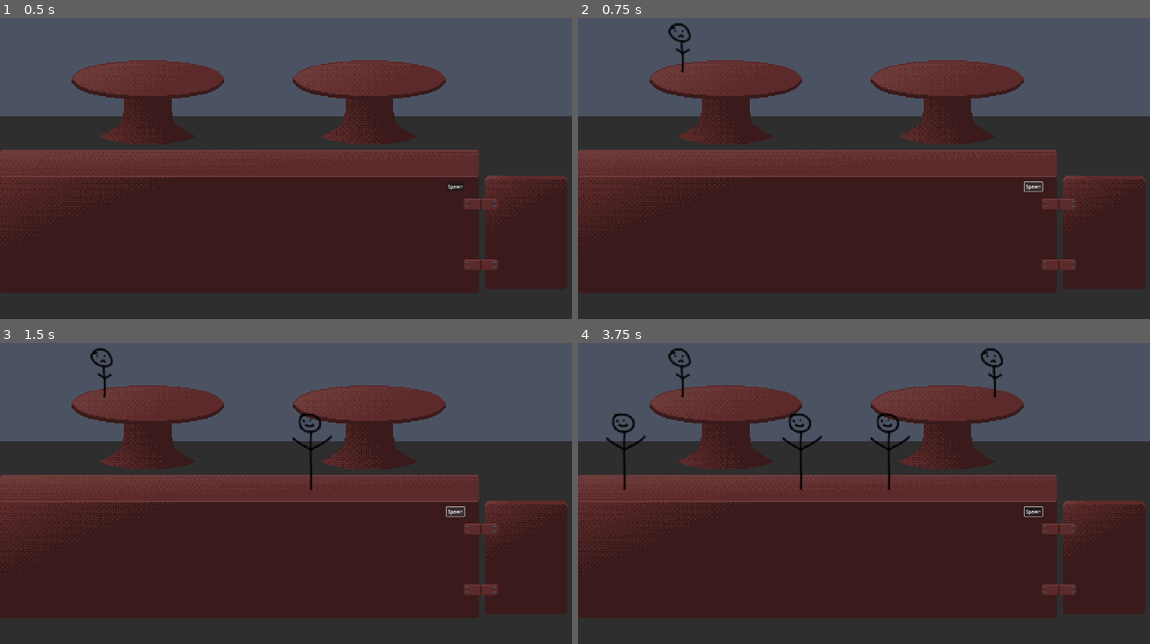
Above: before the commit, frames 1-4 (two rows, left to right).
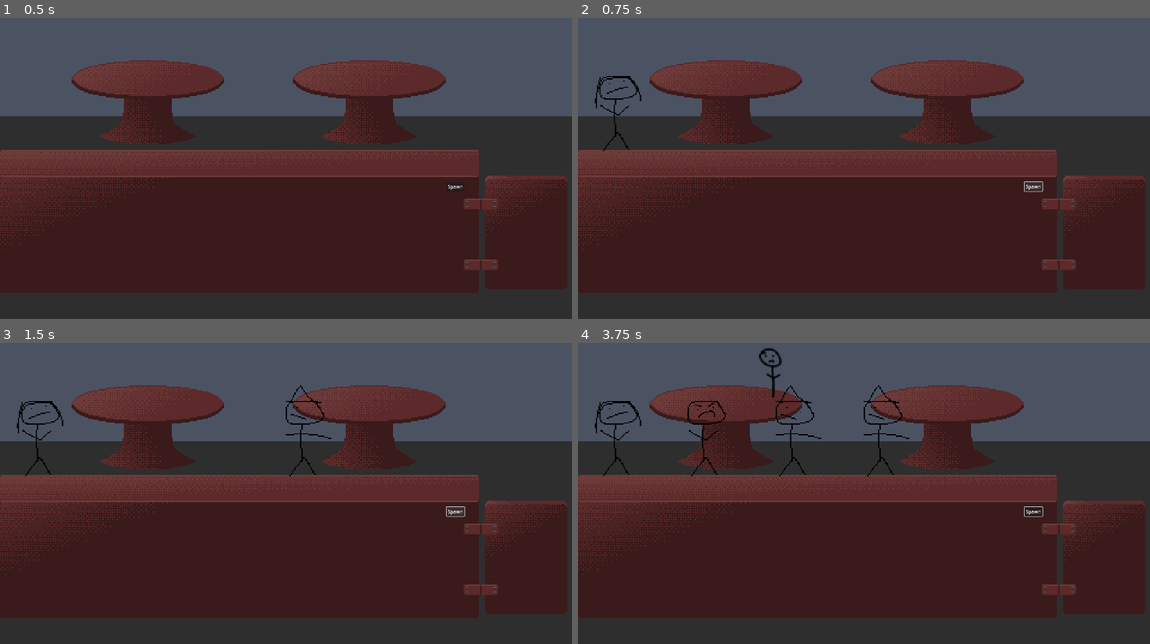
Above: after the commit, the same moments.

Repository: AmbienceGames/SpiritsAndSecrets
Game: Godot game, scene res://Scenes/bar_screen.tscn
Two runs of this game, one before a commit and one after it. Both use one fixed random seed, a clock stepped at 60 frames per second and the inputs below. Before the commit the project has no main scene; this scene is started directly in both runs.
Inputs (mouse positions are in pixels of both pictures, inside the frame that each line leads up to):
- Up to frame 1 (0.5 s): no input
- Up to frame 2 (0.75 s): click "Spawn" at 0.5 s
- Up to frame 3 (1.5 s): click "Spawn" at 1.25 s
- Up to frame 4 (3.75 s): click "Spawn" at 2 s; tap Enter at 2.75 s; move the mouse to (989, 466) at 2.77 s; click (989, 466) at 2.92 s; tap Space at 3.5 s; move the mouse to (749, 499) at 3.52 s; click (749, 499) at 3.67 s

Frame 1 is identical in both runs. In frame 2, 0.4% of the frame differs, in the area x 2-20%, y 1-45%; in frame 3, 0.8%; in frame 4, 2.0%, in the area x 2-75%, y 1-49%.

Commit message:
fix dialogue overlap, add exit button

Diff:
--- /dev/null
+++ b/Scenes/Characters/ethred.tscn
@@ -0,0 +1,58 @@
+[gd_scene load_steps=9 format=3 uid="uid://b2kradyuylbs0"]
+
+[ext_resource type="PackedScene" uid="uid://bv60js1b7s0hx" path="res://Scenes/bar_patron.tscn" id="1_6iy88"]
+[ext_resource type="Texture2D" uid="uid://ypgkqkd25aej" path="res://Assets/Art/ethred.png" id="2_0cq7m"]
+[ext_resource type="Script" path="res://Scripts/ref_memory.gd" id="3_xujja"]
+
+[sub_resource type="Resource" id="Resource_65qpq"]
+script = ExtResource("3_xujja")
+memory_name = "GreetedEthred"
+inverse_memory = false
+
+[sub_resource type="Resource" id="Resource_y8qtw"]
+script = ExtResource("3_xujja")
+memory_name = "GreetedEthred"
+inverse_memory = false
+
+[sub_resource type="Resource" id="Resource_sa7k8"]
+script = ExtResource("3_xujja")
+memory_name = "EthredWork"
+inverse_memory = false
+
+[sub_resource type="Resource" id="Resource_ckl3u"]
+script = ExtResource("3_xujja")
+memory_name = "EthredWork"
+inverse_memory = false
+
+[sub_resource type="Resource" id="Resource_01ym0"]
+script = ExtResource("3_xujja")
+memory_name = "EthredWork"
+inverse_memory = false
+
+[node name="Ethred" node_paths=PackedStringArray("conversations") instance=ExtResource("1_6iy88")]
+conversations = [NodePath("Conversations/ConversationItem"), NodePath("Conversations/ConversationItem2"), NodePath("Conversations/ConversationItem3"), NodePath("Conversations/ConversationItem4")]
+
+[node name="BarPatron" parent="." index="0"]
+texture = ExtResource("2_0cq7m")
+
+[node name="ConversationItem" parent="Conversations" index="0"]
+player_choice = "Hello, Ethred!"
+patron_response = "Hello, good to see you!"
+memories_unlocked = Array[ExtResource("3_xujja")]([SubResource("Resource_65qpq")])
+
+[node name="ConversationItem2" parent="Conversations" index="1"]
+player_choice = "What have you been up to?"
+patron_response = "The usual. Things have been pretty busy for my group because of the necromancer. You wouldn't believe how many skeletons have been walking around. Still, it's lots of work, so it's lots of pay. "
+memories_required = Array[ExtResource("3_xujja")]([SubResource("Resource_y8qtw")])
+memories_unlocked = Array[ExtResource("3_xujja")]([SubResource("Resource_sa7k8")])
+
+[node name="ConversationItem3" parent="Conversations" index="2"]
+player_choice = "How's the new party been treating you?"
+patron_response = "Well, it's not like the old days, you know? I mean, you people get old fast. Must be annoying only living eighty years."
+memories_required = Array[ExtResource("3_xujja")]([SubResource("Resource_ckl3u")])
+memories_unlocked = Array[ExtResource("3_xujja")]([])
+
+[node name="ConversationItem4" parent="Conversations" index="3"]
+player_choice = "Necromancer been causing trouble?"
+patron_response = "Yeah, lots. There's rumors that a vampire has been involved. Vampires give me the creeps"
+memories_required = Array[ExtResource("3_xujja")]([SubResource("Resource_01ym0")])
--- /dev/null
+++ b/Scenes/Characters/lucius.tscn
@@ -0,0 +1,75 @@
+[gd_scene load_steps=12 format=3 uid="uid://dn07j4suiqwf6"]
+
+[ext_resource type="PackedScene" uid="uid://bv60js1b7s0hx" path="res://Scenes/bar_patron.tscn" id="1_18kpm"]
+[ext_resource type="Texture2D" uid="uid://7mac0h5fr7dn" path="res://Assets/Art/lucius.png" id="2_dvjwd"]
+[ext_resource type="Script" path="res://Scripts/ref_memory.gd" id="3_nqn8f"]
+[ext_resource type="Script" path="res://Scripts/conversation_item.gd" id="4_hnd3j"]
+
+[sub_resource type="Resource" id="Resource_tthtf"]
+script = ExtResource("3_nqn8f")
+memory_name = "WhiteLady"
+inverse_memory = false
+
+[sub_resource type="Resource" id="Resource_l3hu0"]
+script = ExtResource("3_nqn8f")
+memory_name = "WhiteLady"
+inverse_memory = false
+
+[sub_resource type="Resource" id="Resource_hqyfo"]
+script = ExtResource("3_nqn8f")
+memory_name = "Justice"
+inverse_memory = false
+
+[sub_resource type="Resource" id="Resource_8soqi"]
+script = ExtResource("3_nqn8f")
+memory_name = "Justice"
+inverse_memory = false
+
+[sub_resource type="Resource" id="Resource_u4tio"]
+script = ExtResource("3_nqn8f")
+memory_name = "Vengeance"
+inverse_memory = false
+
+[sub_resource type="Resource" id="Resource_tlyu7"]
+script = ExtResource("3_nqn8f")
+memory_name = "WhiteLady"
+inverse_memory = false
+
+[sub_resource type="Resource" id="Resource_72xeo"]
+script = ExtResource("3_nqn8f")
+memory_name = "EthredWork"
+inverse_memory = false
+
+[node name="Lucius" node_paths=PackedStringArray("conversations") instance=ExtResource("1_18kpm")]
+conversations = [NodePath("Conversations/ConversationItem"), NodePath("Conversations/ConversationItem2"), NodePath("Conversations/ConversationItem3"), NodePath("Conversations/ConversationItem4"), NodePath("Conversations/ConversationItem5")]
+
+[node name="BarPatron" parent="." index="0"]
+texture = ExtResource("2_dvjwd")
+
+[node name="ConversationItem" parent="Conversations" index="0"]
+player_choice = "Good evening. New in town?"
+patron_response = "Yes! I am Lucius, devoted knight of the Order of the White Lady. It is a pleasure to make your acquaintance"
+memories_unlocked = Array[ExtResource("3_nqn8f")]([SubResource("Resource_tthtf")])
+
+[node name="ConversationItem2" parent="Conversations" index="1"]
+player_choice = "Order of the White Lady?"
+patron_response = "I am apalled that you do not know us! We are devoted to the White Lady, our patron of justice. I, like all other knights of my order, travel to bring justice to the lands, to rid them of evildoers. "
+memories_required = Array[ExtResource("3_nqn8f")]([SubResource("Resource_l3hu0")])
+memories_unlocked = Array[ExtResource("3_nqn8f")]([SubResource("Resource_hqyfo")])
+
+[node name="ConversationItem3" parent="Conversations" index="2"]
+player_choice = "Is there much justice to do here?"
+patron_response = "Justice must be delivered everywhere, my friend. It is my sacred duty to ensure that those who do wrong are given their fit punishment."
+memories_required = Array[ExtResource("3_nqn8f")]([SubResource("Resource_8soqi")])
+memories_unlocked = Array[ExtResource("3_nqn8f")]([SubResource("Resource_u4tio")])
+
+[node name="ConversationItem4" parent="Conversations" index="3"]
+player_choice = "Where are you from?"
+patron_response = "I hail from a small town far away. You would not know it."
+memories_required = Array[ExtResource("3_nqn8f")]([SubResource("Resource_tlyu7")])
+
+[node name="ConversationItem5" type="Node" parent="Conversations" index="4"]
+script = ExtResource("4_hnd3j")
+player_choice = "You know, if you want to serve some justice, Ethred tells me there's been a necromancer causing trouble"
+patron_response = "Is that so? Well, then I must see about this. Those who raise the dead deserve themselves to be buried. "
+memories_required = Array[ExtResource("3_nqn8f")]([SubResource("Resource_72xeo")])
--- /dev/null
+++ b/Scenes/Characters/theo.tscn
@@ -0,0 +1,48 @@
+[gd_scene load_steps=8 format=3 uid="uid://s57nlx2auv5j"]
+
+[ext_resource type="PackedScene" uid="uid://bv60js1b7s0hx" path="res://Scenes/bar_patron.tscn" id="1_hbjok"]
+[ext_resource type="Texture2D" uid="uid://cabk47crbc55m" path="res://Assets/Art/klaus.png" id="2_0gigr"]
+[ext_resource type="Script" path="res://Scripts/ref_memory.gd" id="3_x04x7"]
+
+[sub_resource type="Resource" id="Resource_brylq"]
+script = ExtResource("3_x04x7")
+memory_name = "GreetedTheo"
+inverse_memory = false
+
+[sub_resource type="Resource" id="Resource_bxf1n"]
+script = ExtResource("3_x04x7")
+memory_name = "GreetedTheo"
+inverse_memory = false
+
+[sub_resource type="Resource" id="Resource_ko8io"]
+script = ExtResource("3_x04x7")
+memory_name = "RentLate"
+inverse_memory = false
+
+[sub_resource type="Resource" id="Resource_blomc"]
+script = ExtResource("3_x04x7")
+memory_name = "RentLate"
+inverse_memory = false
+
+[node name="Theo" node_paths=PackedStringArray("conversations") instance=ExtResource("1_hbjok")]
+conversations = [NodePath("Conversations/ConversationItem"), NodePath("Conversations/ConversationItem2"), NodePath("Conversations/ConversationItem3")]
+
+[node name="BarPatron" parent="." index="0"]
+texture = ExtResource("2_0gigr")
+
+[node name="ConversationItem" parent="Conversations" index="0"]
+player_choice = "Evening, Theo."
+patron_response = "Evening, [name]. You'll need to get me your cheapest stuff. Got tenants behind on rent again."
+memories_unlocked = Array[ExtResource("3_x04x7")]([SubResource("Resource_brylq")])
+
+[node name="ConversationItem2" parent="Conversations" index="1"]
+player_choice = "How have things been with you?"
+patron_response = "Didn't you hear me? Tenants are behind on rent, again. I know Trent isn't rich, but damn him. I swear it's always somthing with him."
+memories_required = Array[ExtResource("3_x04x7")]([SubResource("Resource_bxf1n")])
+memories_unlocked = Array[ExtResource("3_x04x7")]([SubResource("Resource_ko8io")])
+
+[node name="ConversationItem3" parent="Conversations" index="2"]
+player_choice = "Why is Trent always behind on rent?"
+patron_response = "Oh, I shouldn't talk, you know? It's his business."
+memories_required = Array[ExtResource("3_x04x7")]([SubResource("Resource_blomc")])
+memories_unlocked = Array[ExtResource("3_x04x7")]([])
--- /dev/null
+++ b/Scenes/Characters/trent.tscn
@@ -0,0 +1,50 @@
+[gd_scene load_steps=8 format=3 uid="uid://cbu201fal8k42"]
+
+[ext_resource type="PackedScene" uid="uid://bv60js1b7s0hx" path="res://Scenes/bar_patron.tscn" id="1_7lm7o"]
+[ext_resource type="Texture2D" uid="uid://cbotrb2ptcdiy" path="res://Assets/Art/trent.png" id="2_mbiv8"]
+[ext_resource type="Script" path="res://Scripts/ref_memory.gd" id="3_toxus"]
+
+[sub_resource type="Resource" id="Resource_w2i0v"]
+script = ExtResource("3_toxus")
+memory_name = "TrentDown"
+inverse_memory = false
+
+[sub_resource type="Resource" id="Resource_qvuiv"]
+script = ExtResource("3_toxus")
+memory_name = "TrentDown"
+inverse_memory = false
+
+[sub_resource type="Resource" id="Resource_fiuxx"]
+script = ExtResource("3_toxus")
+memory_name = "RentLate"
+inverse_memory = false
+
+[sub_resource type="Resource" id="Resource_6ytyr"]
+script = ExtResource("3_toxus")
+memory_name = "asdcsa"
+inverse_memory = false
+
+[node name="Trent" node_paths=PackedStringArray("conversations") instance=ExtResource("1_7lm7o")]
+conversations = [NodePath("Conversations/ConversationItem"), NodePath("Conversations/ConversationItem2"), NodePath("Conversations/ConversationItem3"), NodePath("Conversations/ConversationItem4")]
+
+[node name="BarPatron" parent="." index="0"]
+texture = ExtResource("2_mbiv8")
+
+[node name="ConversationItem" parent="Conversations" index="0"]
+player_choice = "Evening, Trent! How've you been?"
+patron_response = "I've been better. Miserable day at the bank. Don't feel like going home yet. The usual."
+memories_unlocked = Array[ExtResource("3_toxus")]([SubResource("Resource_w2i0v")])
+
+[node name="ConversationItem2" parent="Conversations" index="1"]
+player_choice = "I see. What's the problem at work?"
+patron_response = "What isn't? ... Well, actually, I guess it's just my boss. I don't want to talk about it."
+memories_required = Array[ExtResource("3_toxus")]([SubResource("Resource_qvuiv")])
+
+[node name="ConversationItem3" parent="Conversations" index="2"]
+player_choice = "You know, Trent, if you're short on cash, you can start a tab. I don't mind."
+patron_response = "Who told you I'm short on cash, huh? Stay out of my business, man."
+memories_required = Array[ExtResource("3_toxus")]([SubResource("Resource_fiuxx")])
+memories_unlocked = Array[ExtResource("3_toxus")]([])
+
+[node name="ConversationItem4" parent="Conversations" index="3"]
+memories_required = Array[ExtResource("3_toxus")]([SubResource("Resource_6ytyr")])
--- a/Scenes/bar_patron.tscn
+++ b/Scenes/bar_patron.tscn
@@ -11,39 +11,9 @@
 memory_name = "knife"
 inverse_memory = false
 
-[sub_resource type="Resource" id="Resource_l86w0"]
-script = ExtResource("5_8qlmt")
-memory_name = "knife"
-inverse_memory = false
-
-[sub_resource type="Resource" id="Resource_ebti3"]
-script = ExtResource("5_8qlmt")
-memory_name = "suspicion"
-inverse_memory = false
-
-[sub_resource type="Resource" id="Resource_r5ywi"]
-script = ExtResource("5_8qlmt")
-memory_name = "knife"
-inverse_memory = false
-
-[sub_resource type="Resource" id="Resource_counb"]
-script = ExtResource("5_8qlmt")
-memory_name = "paranoia"
-inverse_memory = false
-
-[sub_resource type="Resource" id="Resource_t563x"]
-script = ExtResource("5_8qlmt")
-memory_name = "paranoia"
-inverse_memory = false
-
-[sub_resource type="Resource" id="Resource_2ra03"]
-script = ExtResource("5_8qlmt")
-memory_name = "suspicion"
-inverse_memory = false
-
 [node name="BarPatron" type="Node2D" node_paths=PackedStringArray("conversations")]
 script = ExtResource("1_b8qst")
-conversations = [NodePath("Conversations/ConversationItem"), NodePath("Conversations/ConversationItem2"), NodePath("Conversations/ConversationItem3"), NodePath("Conversations/ConversationItem4")]
+conversations = [NodePath("Conversations/ConversationItem"), null, null, null]
 
 [node name="BarPatron" type="Sprite2D" parent="."]
 position = Vector2(128, 176)
@@ -61,20 +31,15 @@
 
 [node name="ConversationItem2" type="Node" parent="Conversations"]
 script = ExtResource("4_a27h4")
-player_choice = "Why would Trent do it?"
-patron_response = "He hated Constantine, and needed his job. After he killed him, he probably needed to cover it up. With this, he can cause a scare about vampires. No one would suspect him. It’s the perfect plan"
-memories_required = Array[ExtResource("5_8qlmt")]([SubResource("Resource_l86w0")])
-memories_unlocked = Array[ExtResource("5_8qlmt")]([SubResource("Resource_ebti3")])
 
 [node name="ConversationItem3" type="Node" parent="Conversations"]
 script = ExtResource("4_a27h4")
-player_choice = "Are you alright?"
-patron_response = "No. I think Trent is onto me. I might be next. He knows I think it’s him"
-memories_required = Array[ExtResource("5_8qlmt")]([SubResource("Resource_r5ywi")])
-memories_unlocked = Array[ExtResource("5_8qlmt")]([SubResource("Resource_counb")])
+player_choice = "y r u nervy uwu"
+patron_response = "Last night, I was walking, and I found this knife by Lilianne’s house. I saw Trent walking around too. I think he killed her"
+memories_unlocked = Array[ExtResource("5_8qlmt")]([SubResource("Resource_7xokx")])
 
 [node name="ConversationItem4" type="Node" parent="Conversations"]
 script = ExtResource("4_a27h4")
-player_choice = "Maybe you should lie low for a while..."
-patron_response = "Maybe I should. Goodbye"
-memories_required = Array[ExtResource("5_8qlmt")]([SubResource("Resource_t563x"), SubResource("Resource_2ra03")])
+player_choice = "y r u nervy uwu"
+patron_response = "Last night, I was walking, and I found this knife by Lilianne’s house. I saw Trent walking around too. I think he killed her"
+memories_unlocked = Array[ExtResource("5_8qlmt")]([SubResource("Resource_7xokx")])
--- a/Scenes/bar_screen.tscn
+++ b/Scenes/bar_screen.tscn
@@ -4,7 +4,7 @@
 [ext_resource type="Texture2D" uid="uid://dywohg8m6dnxo" path="res://Assets/Art/bar_screen.png" id="1_hdnv4"]
 [ext_resource type="PackedScene" uid="uid://qbx6i5yd14y6" path="res://Scenes/patron_factory.tscn" id="3_pufqt"]
 
-[node name="BarScreen" type="Node2D" node_paths=PackedStringArray("bar_positions", "ordering_position", "table_positions", "choices", "patron_response", "patron_factory")]
+[node name="BarScreen" type="Node2D" node_paths=PackedStringArray("bar_positions", "ordering_position", "table_positions", "choices", "patron_response", "patron_factory", "exit_button")]
 script = ExtResource("1_8lkx7")
 bar_positions = [NodePath("BarPositions/bp1"), NodePath("BarPositions/bp2"), NodePath("BarPositions/bp3"), NodePath("BarPositions/bp4")]
 ordering_position = NodePath("BarPositions/o")
@@ -12,6 +12,7 @@
 choices = [NodePath("HUD/Choice1"), NodePath("HUD/Choice2"), NodePath("HUD/Choice3")]
 patron_response = NodePath("HUD/Response")
 patron_factory = NodePath("PatronFactory")
+exit_button = NodePath("HUD/Exit")
 
 [node name="Background" type="Sprite2D" parent="."]
 position = Vector2(960, 540)
@@ -89,4 +90,13 @@
 offset_right = 680.0
 offset_bottom = 907.0
 
+[node name="Exit" type="Button" parent="HUD"]
+visible = false
+offset_left = 687.0
+offset_top = 846.0
+offset_right = 805.0
+offset_bottom = 907.0
+text = "Exit
+"
+
 [connection signal="pressed" from="HUD/SpawnPatron" to="." method="_spawn_patron"]
--- a/Scenes/patron_factory.tscn
+++ b/Scenes/patron_factory.tscn
@@ -1,9 +1,12 @@
-[gd_scene load_steps=4 format=3 uid="uid://qbx6i5yd14y6"]
+[gd_scene load_steps=7 format=3 uid="uid://qbx6i5yd14y6"]
 
 [ext_resource type="Script" path="res://Scripts/patron_factory.gd" id="1_1q488"]
-[ext_resource type="PackedScene" uid="uid://bv60js1b7s0hx" path="res://Scenes/bar_patron.tscn" id="2_s0u16"]
 [ext_resource type="PackedScene" uid="uid://klwqmxrykumw" path="res://Scenes/table_patron.tscn" id="3_i1g0g"]
+[ext_resource type="PackedScene" uid="uid://dn07j4suiqwf6" path="res://Scenes/Characters/lucius.tscn" id="3_shn4l"]
+[ext_resource type="PackedScene" uid="uid://b2kradyuylbs0" path="res://Scenes/Characters/ethred.tscn" id="4_ot0lg"]
+[ext_resource type="PackedScene" uid="uid://s57nlx2auv5j" path="res://Scenes/Characters/theo.tscn" id="5_xofnt"]
+[ext_resource type="PackedScene" uid="uid://cbu201fal8k42" path="res://Scenes/Characters/trent.tscn" id="6_566fn"]
 
 [node name="PatronFactory" type="Node2D"]
 script = ExtResource("1_1q488")
-possible_patrons = Array[PackedScene]([ExtResource("2_s0u16"), ExtResource("3_i1g0g")])
+possible_patrons = Array[PackedScene]([ExtResource("3_i1g0g"), ExtResource("3_shn4l"), ExtResource("4_ot0lg"), ExtResource("5_xofnt"), ExtResource("6_566fn")])
--- a/Scripts/bar_manager.gd
+++ b/Scripts/bar_manager.gd
@@ -25,6 +25,8 @@
 @export
 var patron_factory: Node2D = null
 
+@export
+var exit_button: Button = null
 
 # Called when the node enters the scene tree for the first time.
 func _ready() -> void:
@@ -46,7 +48,7 @@
 
 	while len(available_bar_seats) == 0 and patron is BarPatron:
 		patron = patron_factory.get_random_patron()
-	while len(available_table_seats) == 0 and patron is TablePatron:
+	while len(available_table_seats) == 0 and patron is TablePatron or patron in bar_seats:
 		patron = patron_factory.get_random_patron()
 
 	if patron is BarPatron:
@@ -77,10 +79,22 @@
 	patron_response.text = ""
 	_refresh_choices(patron)
 
+func _end_dialogue(patron: BarPatron) -> void:
+	patron_response.visible = false
+
+	for i in patron.get_conversations().size():
+		var button = choices[i]
+		button.disabled = true
+		button.visible = false
+
+	exit_button.visible = false
+
+
 func _choice_pressed(conversation: ConversationItem, patron: BarPatron):
 	patron_response.text = conversation.patron_response
 	patron_response.visible = true
 	conversation.complete()
+
 
 	for choice in choices:
 		if choice.pressed.is_connected(_choice_pressed):
@@ -89,6 +103,9 @@
 	_refresh_choices(patron)
 
 func _refresh_choices(patron: BarPatron):
+	exit_button.pressed.connect(_end_dialogue.bind(patron))
+	exit_button.visible = true
+
 	var conversations: Array[ConversationItem] = patron.get_conversations()
 	var conversation: ConversationItem
 	for index in conversations.size():
@@ -102,8 +119,11 @@
 			choice_button.visible = false
 			continue
 
+
 		# Update choice buttons
 		choice_button.text = conversation.player_choice
+		#disconnect choice from last character's dialogue
+		choice_button.pressed.disconnect(_choice_pressed)
 		choice_button.pressed.connect(
 			_choice_pressed.bind(conversation, patron)
 		)
--- a/project.godot
+++ b/project.godot
@@ -11,6 +11,7 @@
 [application]
 
 config/name="SpiritsAndSecrets"
+run/main_scene="res://Scenes/bar_screen.tscn"
 config/features=PackedStringArray("4.2", "Forward Plus")
 config/icon="res://icon.svg"
 
Binary file added: Assets/Art/ethred.png
Not shown, added: Assets/Art/ethred.png.import
Binary file added: Assets/Art/glanthor.png
Not shown, added: Assets/Art/glanthor.png.import
Binary file added: Assets/Art/klaus.png
Not shown, added: Assets/Art/klaus.png.import
Binary file added: Assets/Art/lucius.png
Not shown, added: Assets/Art/lucius.png.import
Binary file added: Assets/Art/theo.png
Not shown, added: Assets/Art/theo.png.import
Binary file added: Assets/Art/trent.png
Not shown, added: Assets/Art/trent.png.import
(and 1 more such lines)
